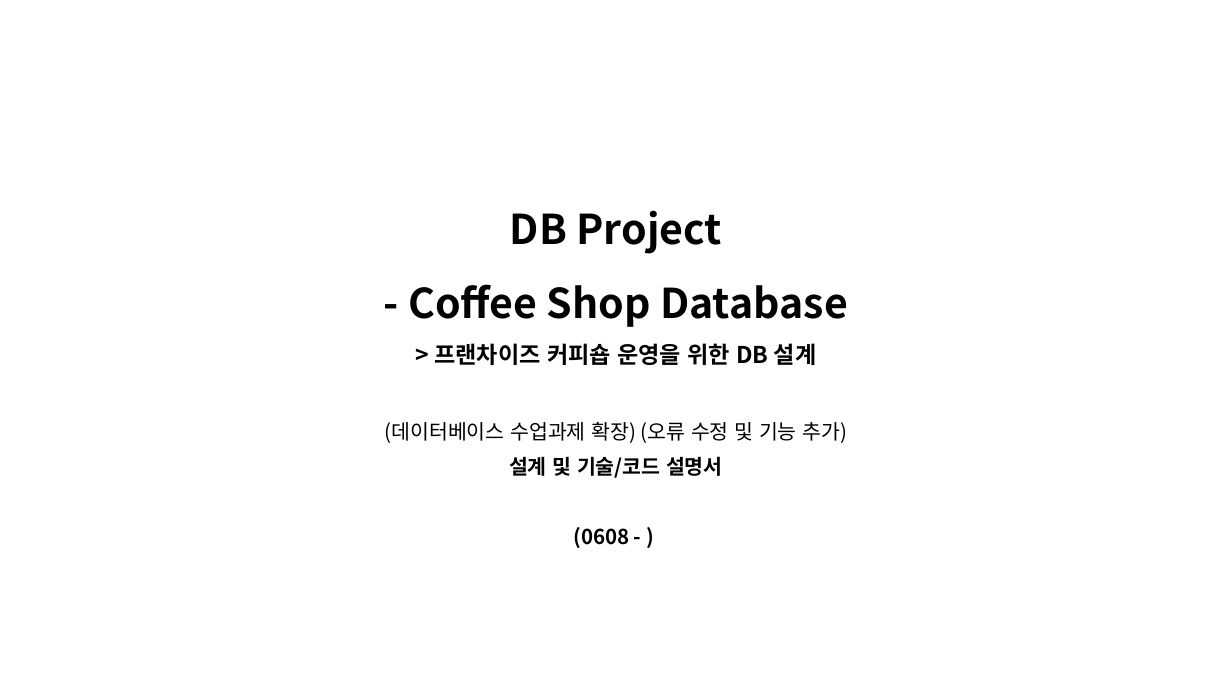
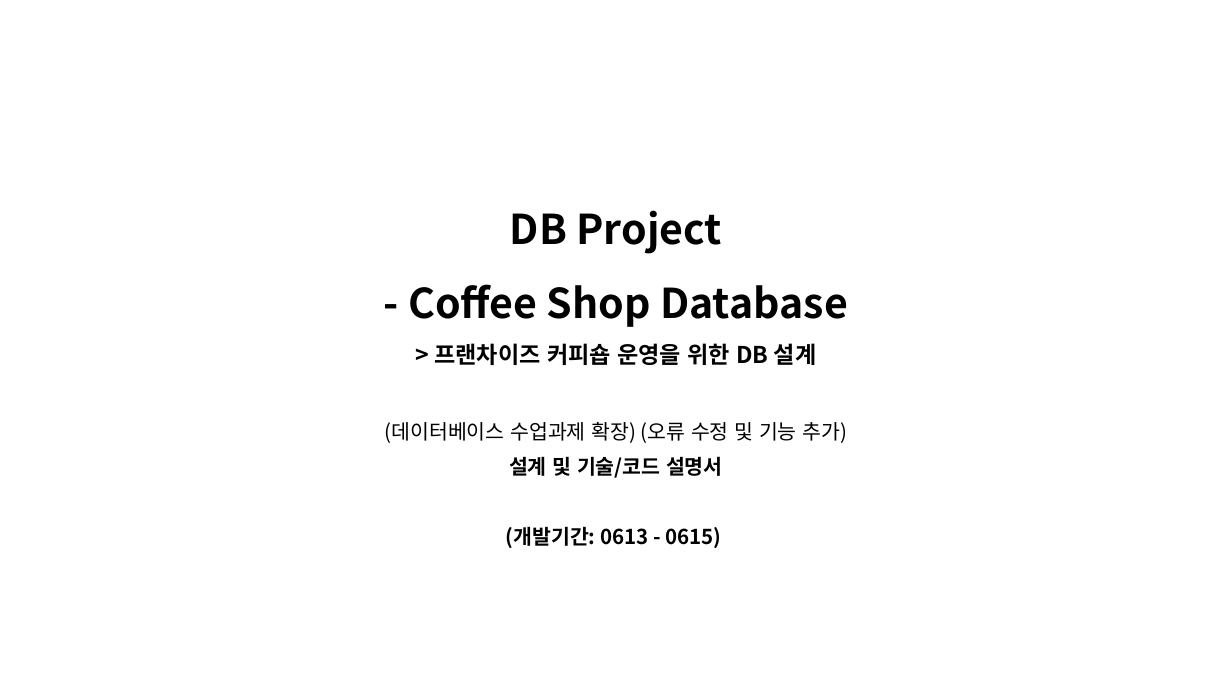
Before and after one commit to sr0020/Coffee_Shop, a slide deck: slide 1 of ....etc/DB project_조예진.pptx. Drawn at 1232x693 pixels with LibreOffice and Linux fonts; fonts in the diff are those of the drawing. Boxes give left, top, right and bottom in pixels: in the first picture for what was removed or moved away, otherwise in the second. Text is boxed around its words. In the diff, an @@ line names an element or a change of style, - is before the commit and + after.

```diff
--- a/....etc/DB project_조예진.pptx
+++ b/....etc/DB project_조예진.pptx
@@ subtitle at (506, 526, 721, 548): text changed @@
-(0608 - )
+(개발기간: 0613 - 0615)
```
Also in this commit, not shown: 10 other slides changed, 2 slides added, 15 other files.
